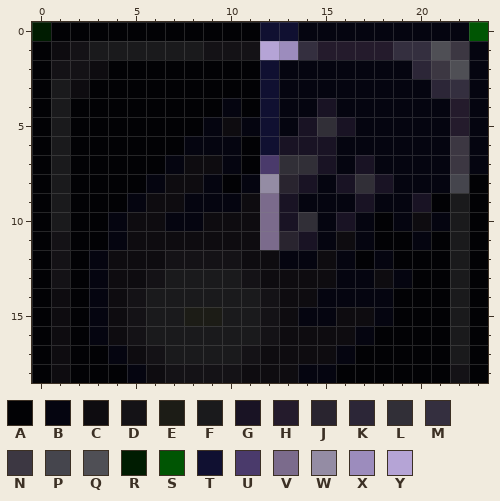
One commit to this pixel-art sprite: cometa.png. Above is the file before it was changed.
The file is 24x19 pixels. Colours within 5 levels of each other are drawn and written as one.
Palette (. is transparent): A #020205  B #050510  C #0e0c10  D #141216  E #1c1c16  F #1a1a1c  G #191324  H #241b2c  J #29242f  K #2c2637  L #312f37  M #342f3f  N #3c3742  P #45454d  Q #4f4f55  R #001c01  S #005503  T #101031  U #4a3a6b  V #7b6b8c  W #948ca4  X #9c8cbd  Y #b5a4d6
New version:
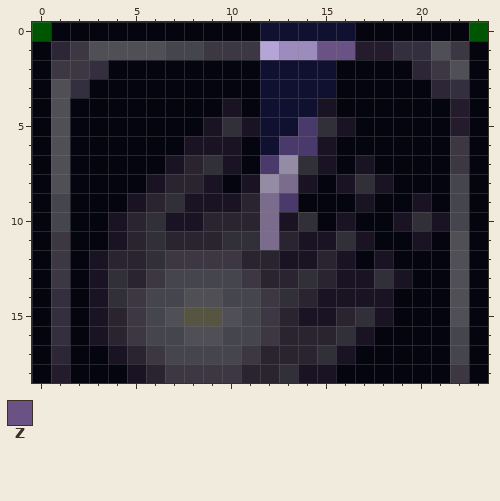
Colours new in this view: Z #6b5284
The exact change:
{"colour":"E","old":"#1c1c16","new":"#555542"}
{"y":0,"x":0,"old":"RAAAAAAAAAAA","new":"SBBBBBBBBBBB"}
{"y":0,"x":14,"old":"BBB","new":"TTT"}
{"y":1,"x":0,"old":"ACDFFFFFFDDD","new":"BKNQQQQPPNNN"}
{"y":1,"x":14,"old":"MHH","new":"XZZ"}
{"y":2,"x":0,"old":"ADDCAAAAAAAA","new":"BNNMBBBBBBBB"}
{"y":2,"x":13,"old":"BBB","new":"TTT"}
{"y":3,"x":0,"old":"AFCAAAAAAAAA","new":"BQMBBBBBBBBB"}
{"y":3,"x":13,"old":"BBB","new":"TTT"}
{"y":4,"x":0,"old":"AFAAAAAAAABA","new":"BQBBBBBBBBGB"}
{"y":4,"x":13,"old":"BB","new":"TT"}
{"y":5,"x":0,"old":"AFAAAAAAABCB","new":"BQBBBBBBBGLG"}
{"y":5,"x":13,"old":"BG","new":"TU"}
{"y":6,"x":0,"old":"AFAAAAAABBBA","new":"BQBBBBBBGGGB"}
{"y":6,"x":13,"old":"GG","new":"UU"}
{"y":7,"x":0,"old":"AFAAAAABCCBA","new":"BQBBBBBGJLGB"}
{"y":7,"x":13,"old":"L","new":"W"}
{"y":8,"x":0,"old":"AFAAAABCCBAB","new":"BQBBBBGJJGBG"}
{"y":8,"x":13,"old":"J","new":"V"}
{"y":8,"x":23,"old":"A","new":"B"}
{"y":9,"x":0,"old":"AFAAABCCBBBC","new":"BPBBBGJLGGGJ"}
{"y":9,"x":13,"old":"G","new":"U"}
{"y":9,"x":21,"old":"AFA","new":"BPB"}
{"y":10,"x":0,"old":"AFAABCCBBCCC","new":"BPBBGJLGGJJJ"}
{"y":10,"x":18,"old":"ABCBFA","new":"BGLGPB"}
{"y":11,"x":0,"old":"ADAABCCCCCCC","new":"BNBBGJLJJJLL"}
{"y":11,"x":15,"old":"BCBAABAFA","new":"GLGBBGBQB"}
{"y":12,"x":0,"old":"ADABCCCDDDDCCBBCBABAAAFA","new":"BNBGJJLNNNNJJGGJGBGBBBQB"}
{"y":13,"x":0,"old":"ADABCCDFFFFDCCCCBBCBAAFA","new":"BNBGLJNPPPPNJJLJGGLGBBQB"}
{"y":14,"x":0,"old":"ACABCDFFFFFFDCCBBBBAAAFA","new":"BMBGLNPPQQPPNLJGGGGBBBQB"}
{"y":15,"x":0,"old":"ACABCDFF","new":"BMBGJNPQ"}
{"y":15,"x":10,"old":"FFDCBBCCBAAAFA","new":"QPNJGGJLGBBBQB"}
{"y":16,"x":0,"old":"ACABCDFFFFFFDCCCCBAAAAFA","new":"BMBGJNPPQQPPNJJJLGBBBBPB"}
{"y":17,"x":0,"old":"ACAABCDFFFFDCCCCBAAAAAFA","new":"BKBBGJNPPPPNJJJLGBBBBBPB"}
{"y":18,"x":0,"old":"ACAAABCDDDDCCCBBAAAAAADA","new":"BHBBBGJNNNNJJLGGBBBBBBNB"}
{"label":"changed","picture_box":[32,22,488,383]}
